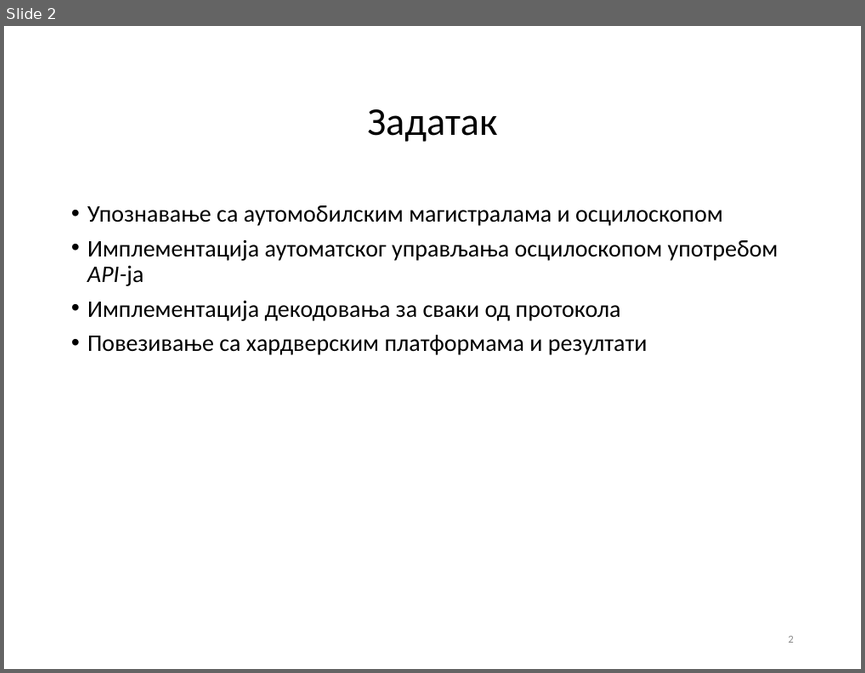
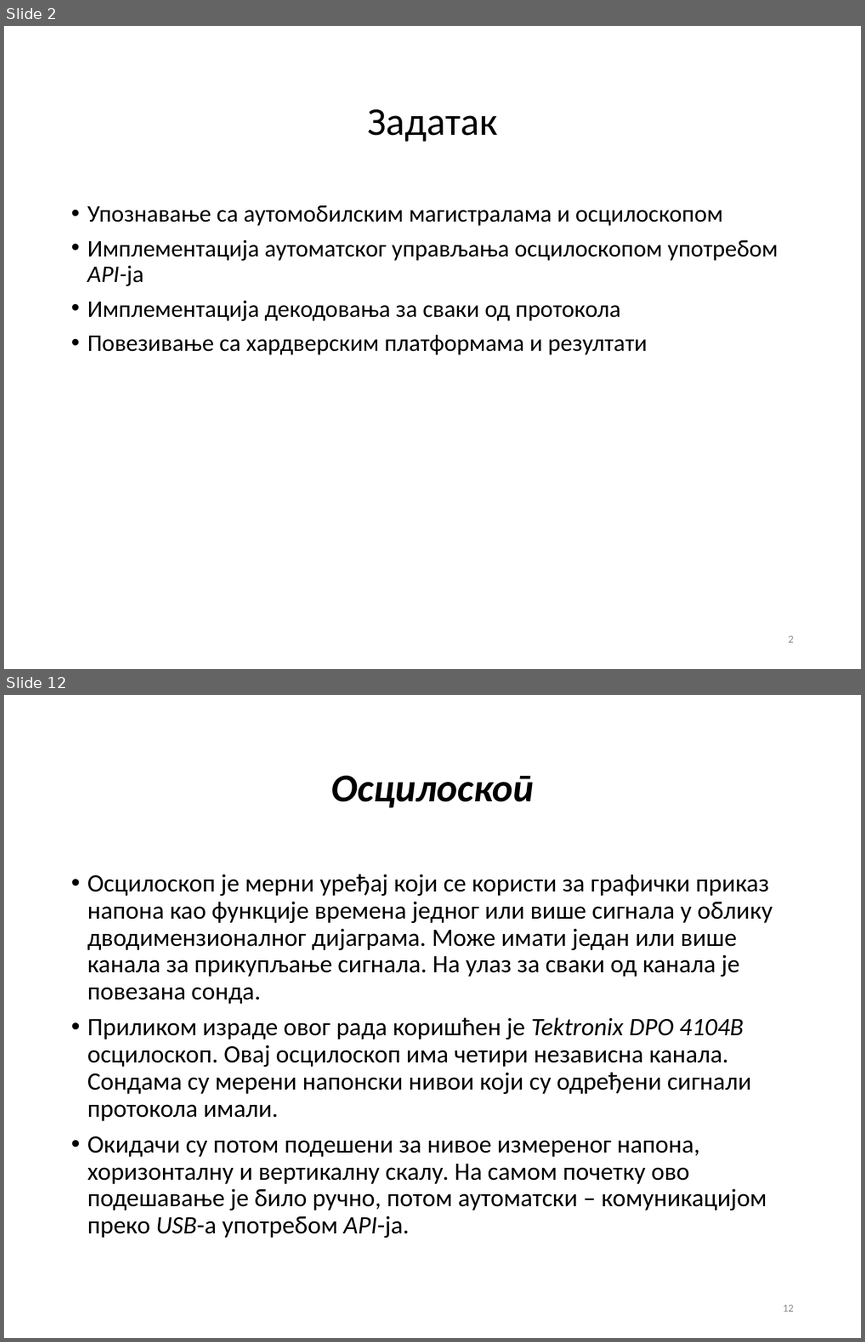
Before and after one commit to fjasic/bsc, a slide deck: documentation/Filip_Jasic_RA46-2014-prezentacija.ppt. Shown one above the other, each under a label of ours: slide 2 before the commit, slides 2 and 12 after it; the slides between them are not shown. The pictures are 865x673 and 865x1342 pixels, drawn with LibreOffice and Linux fonts; fonts in the diff are those of the drawing; background and template pictures are left out. Boxes give left, top, right and bottom in pixels: in the first picture for what was removed or moved away, otherwise in the second. Text is boxed around its words. In the diff, an @@ line names an element or a change of style, - is before the commit and + after.

```diff
--- a/documentation/Filip_Jasic_RA46-2014-prezentacija.ppt
+++ b/documentation/Filip_Jasic_RA46-2014-prezentacija.ppt
@@ slide 12 added at (4, 695, 861, 1338), background #FFFFFF @@
@@ title added at (331, 775, 534, 808), 33 pt, text #000000, bold, italic @@
+Осцилоскоп
@@ text added at (87, 873, 773, 1237), 21 pt, text #000000 @@
+• Осцилоскоп је мерни уређај који се користи за графички приказ напона као функције времена једног или више сигнала у облику дводимензионалног дијаграма. Може имати један или више канала за прикупљање сигнала. На улаз за сваки од канала је повезана сонда.
+• Приликом израде овог рада коришћен је Tektronix DPO 4104B осцилоскоп. Овај осцилоскоп има четири независна канала. Сондама су мерени напонски нивои који су одређени сигнали протокола имали.
+• Окидачи су потом подешени за нивое измереног напона, хоризонталну и вертикалну скалу. На самом почетку ово подешавање је било ручно, потом аутоматски – комуникацијом преко USB-а употребом API-ја.
@@ page number added at (783, 1304, 794, 1311), 9 pt, text #898989 @@
+12
```
Also in this commit, not shown: 3 slides changed, 8 other slides added, 7 slides removed, 5 other files.
